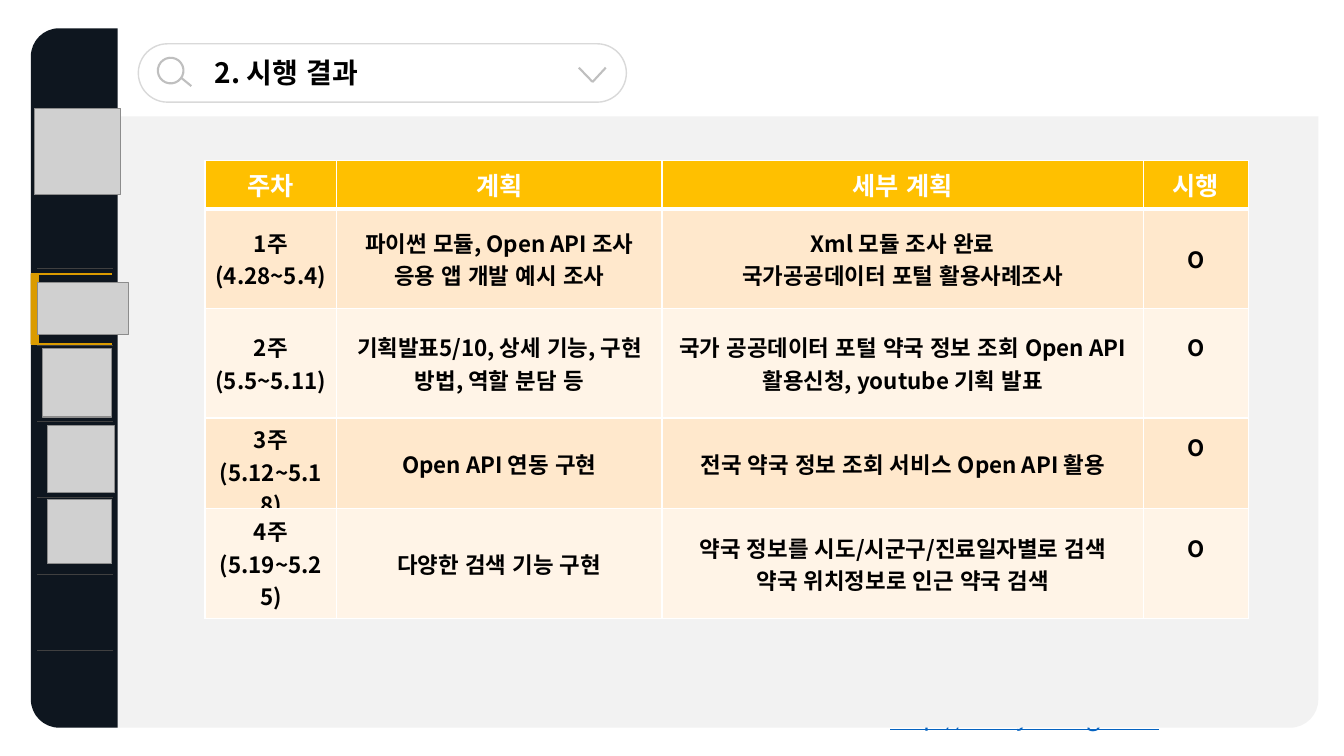
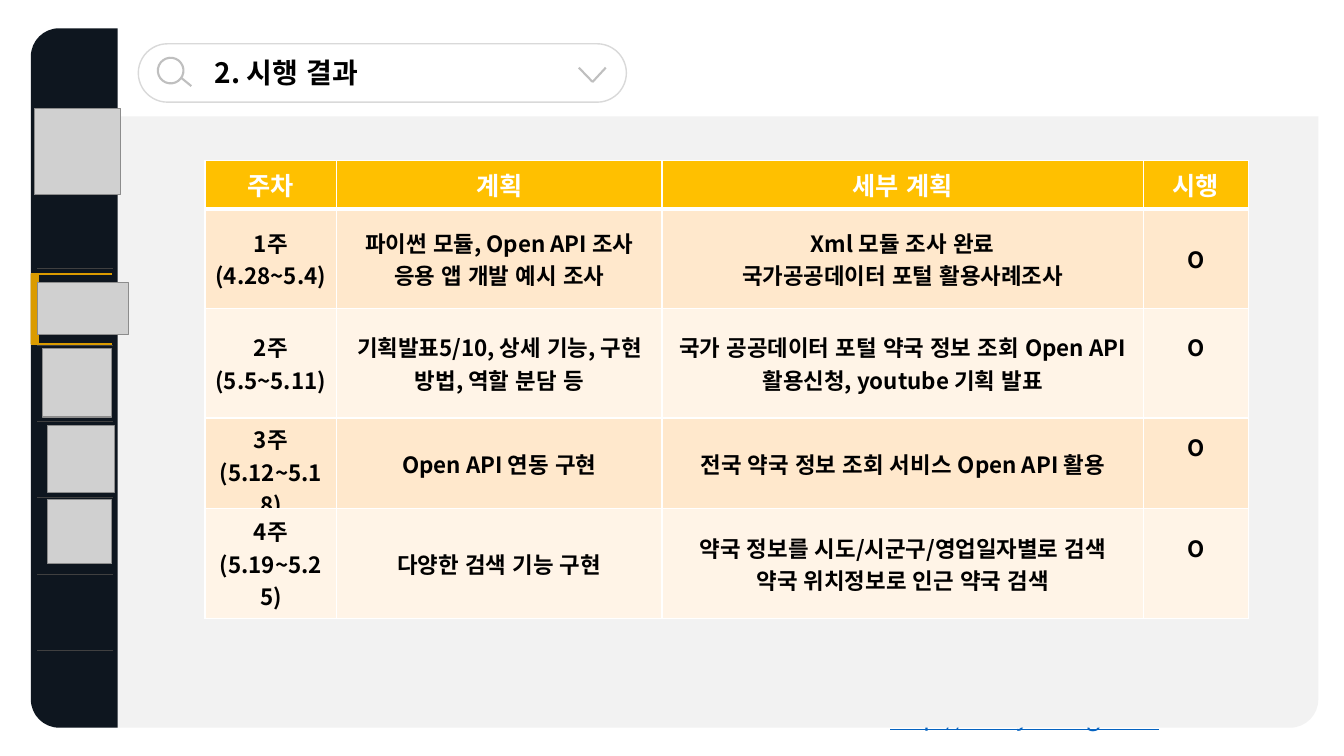
Before and after one commit to baejisoo/PharmacyManager, a slide deck: slide 4 of 스크립트언어기획발표.pptx. Drawn at 1344x756 pixels with LibreOffice and Linux fonts; fonts in the diff are those of the drawing; grey boxes stand for pictures; background and template pictures are left out. Boxes give left, top, right and bottom in pixels: in the first picture for what was removed or moved away, otherwise in the second. Text is boxed around its words. In the diff, an @@ line names an element or a change of style, - is before the commit and + after.

Commit message:
요일별 검색

```diff
--- a/스크립트언어기획발표.pptx
+++ b/스크립트언어기획발표.pptx
@@ table at (x1=205, y1=160, x2=1249, y2=618) @@
-row 5, column 3: 약국 정보를 시도/시군구/진료일자별로 검색 / 약국 위치정보로 인근 약국 검색
+row 5, column 3: 약국 정보를 시도/시군구/영업일자별로 검색 / 약국 위치정보로 인근 약국 검색
```
Also in this commit, not shown: 2 other slides changed, 1 other file.
